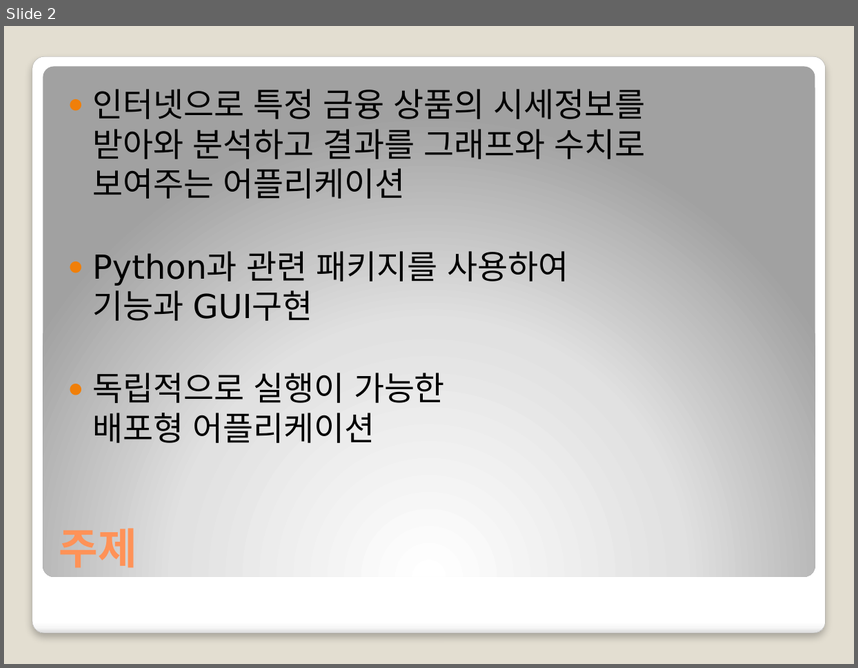
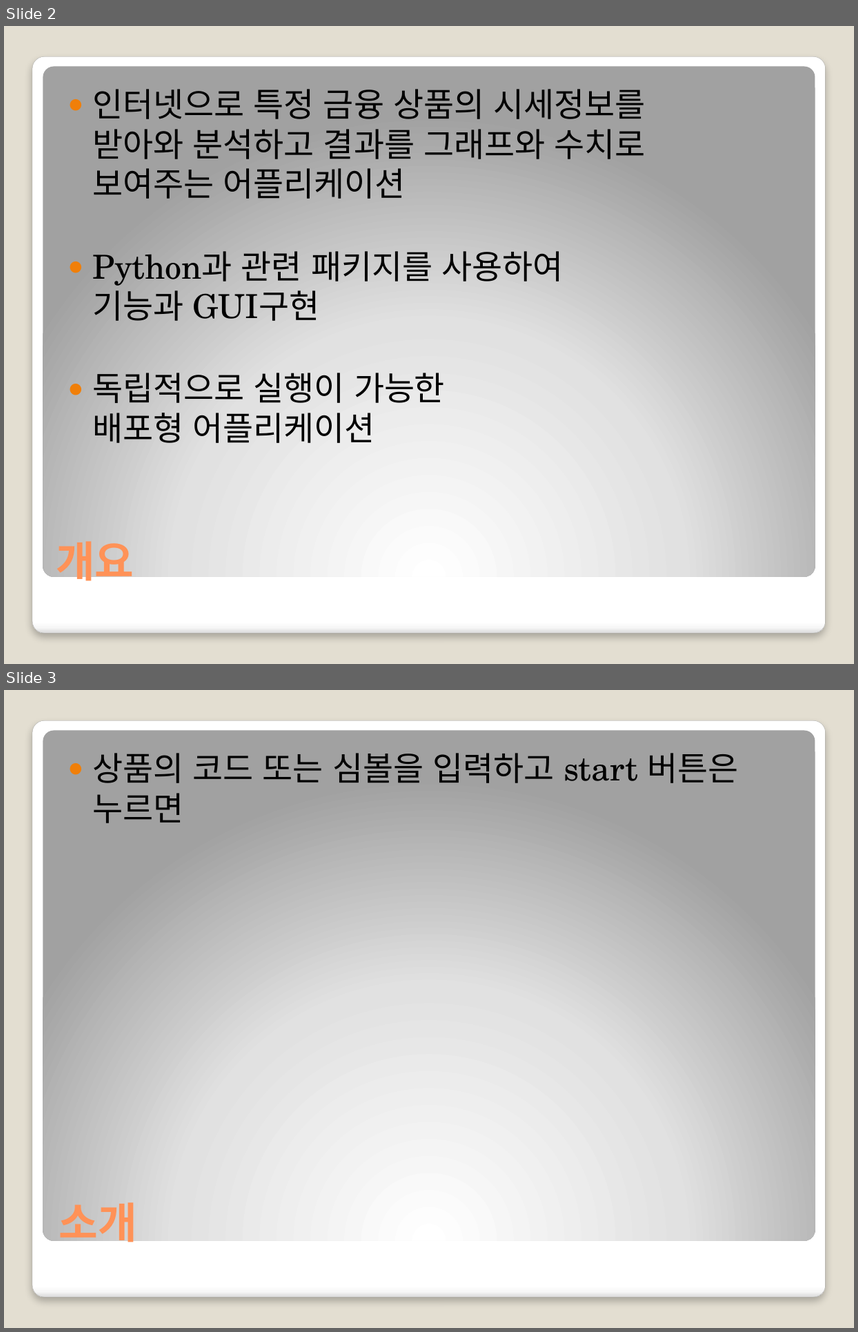
Before and after one commit to nbvc1003/stockAnalyst, a slide deck: 중간프로젝트2차_금융상품 분석툴20191224.pptx. Shown one above the other, each under a label of ours: slide 2 before the commit, slides 2 and 3 after it. The pictures are 858x668 and 858x1332 pixels, drawn with LibreOffice and Linux fonts; fonts in the diff are those of the drawing. Boxes give left, top, right and bottom in pixels: in the first picture for what was removed or moved away, otherwise in the second. Text is boxed around its words. In the diff, an @@ line names an element or a change of style, - is before the commit and + after.

Commit message:
QTableWidget 기능 Rnd

```diff
--- a/중간프로젝트2차_금융상품 분석툴20191224.pptx
+++ b/중간프로젝트2차_금융상품 분석툴20191224.pptx
@@ slide 3 added at (x1=4, y1=690, x2=854, y2=1328), background #E3DED1; not listed: 2 template elements that a slide beside it also shows @@
@@ text added at (x1=92, y1=753, x2=739, y2=823), 28 pt, text #000000 @@
+● 상품의 코드 또는 심볼을 입력하고 start 버튼은 누르면
@@ title added at (x1=59, y1=1202, x2=137, y2=1249), 36 pt, text #FF9258, bold @@
+소개
@@ slide 2 changed as well @@
@@ text "인터넷으로 특정 금융 상품의 시세정보를 ..." at (x1=92, y1=89, x2=646, y2=443): font DejaVu Sans to TeX Gyre Schola @@
@@ title at (x1=56, y1=541, x2=134, y2=588): text changed; font DejaVu Sans to TeX Gyre Schola @@
-주제
+개요
```
Also in this commit, not shown: 1 other slide changed, 2 other slides added, 5 other files.
